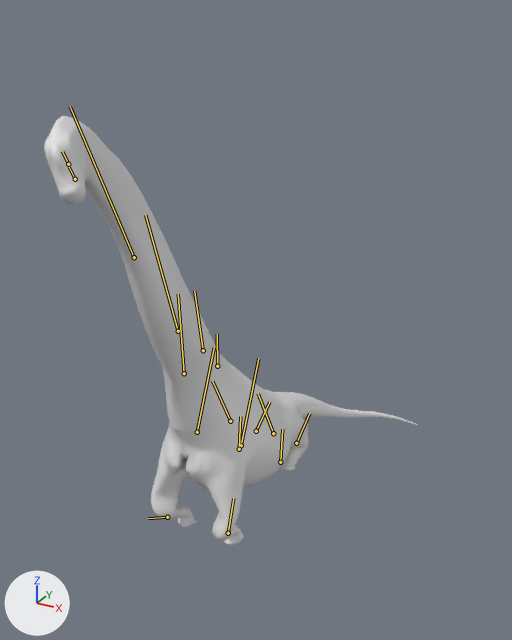
An edit to the glTF model bichos/modelos/braquiossauro.glb, drawn before and after from the same camera.
One viewpoint serves both versions: a 50 mm lens placed at (12.3, -23.4, 18.1), pointed at (0.9, -2.6, 7.7). The axes (+X, +Y, +Z) are drawn at lower left. The lights are the same throughout. The first picture is the older version. Both versions are drawn at frame 53 of the action 'dormir'; the numbers are the values there. The bones that change, and the others that lie on the model, are drawn over the model as lines.

The first picture shows 'braquiossauro_malha_0'.
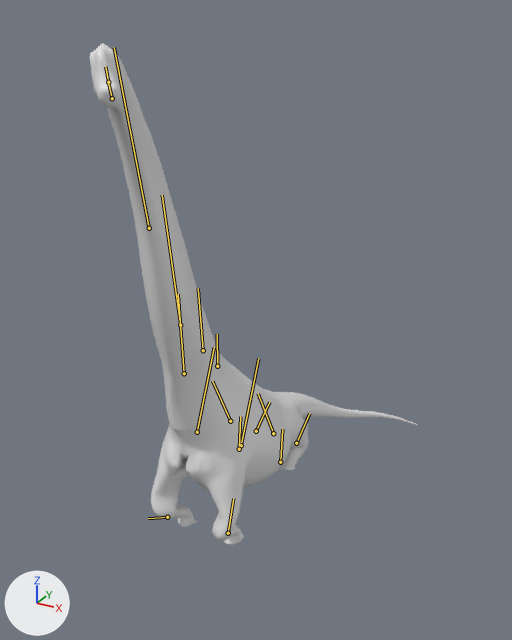
Boxes (x1, y1, x2, y2) around the edits, measured in the pictures (512 x 640 px):
'braquiossauro_malha_0', posed (12% narrower, 17% taller)
    before: (44, 116, 418, 545)
    after: (90, 43, 418, 545)
bone 'pescoco_1', root to tip
    before: (203, 350) to (194, 291)
    after: (203, 350) to (198, 288)
bone 'pescoco_2', root to tip
    before: (178, 331) to (145, 215)
    after: (180, 325) to (162, 195)
bone 'pescoco_3', root to tip
    before: (134, 257) to (70, 106)
    after: (149, 228) to (114, 47)

The change in detail:
Bone 'pescoco_1' (bone_pescoco_1) turns from (10, 10, 2) to (5, 10, 1) degrees about its own x, y and z.
Bone 'pescoco_2' (bone_pescoco_2) turns from (10, 10, 2) to (5, 10, 1) degrees about its own x, y and z.
Bone 'pescoco_3' (bone_pescoco_3) turns from (10, 10, 2) to (5, 10, 1) degrees about its own x, y and z.
